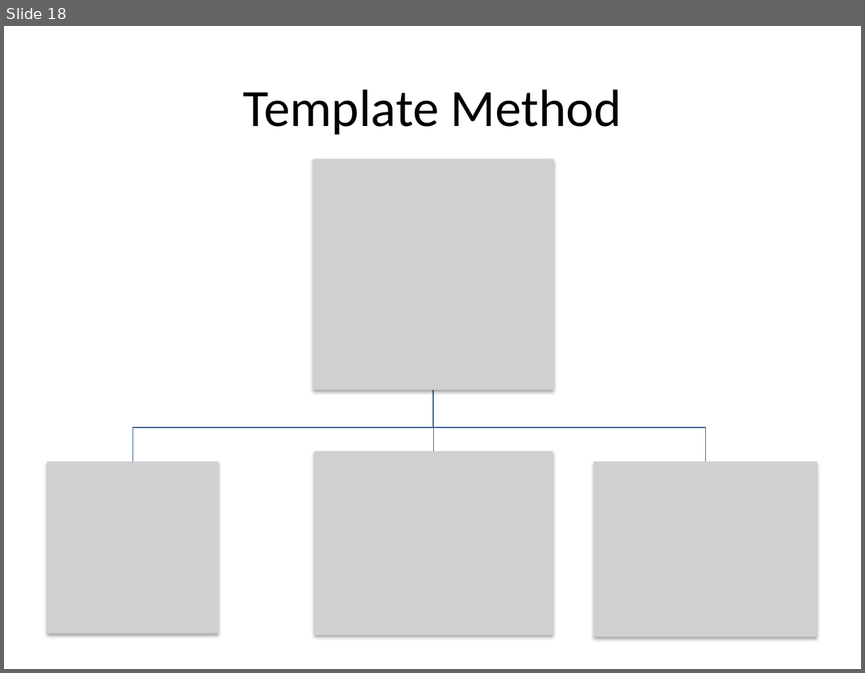
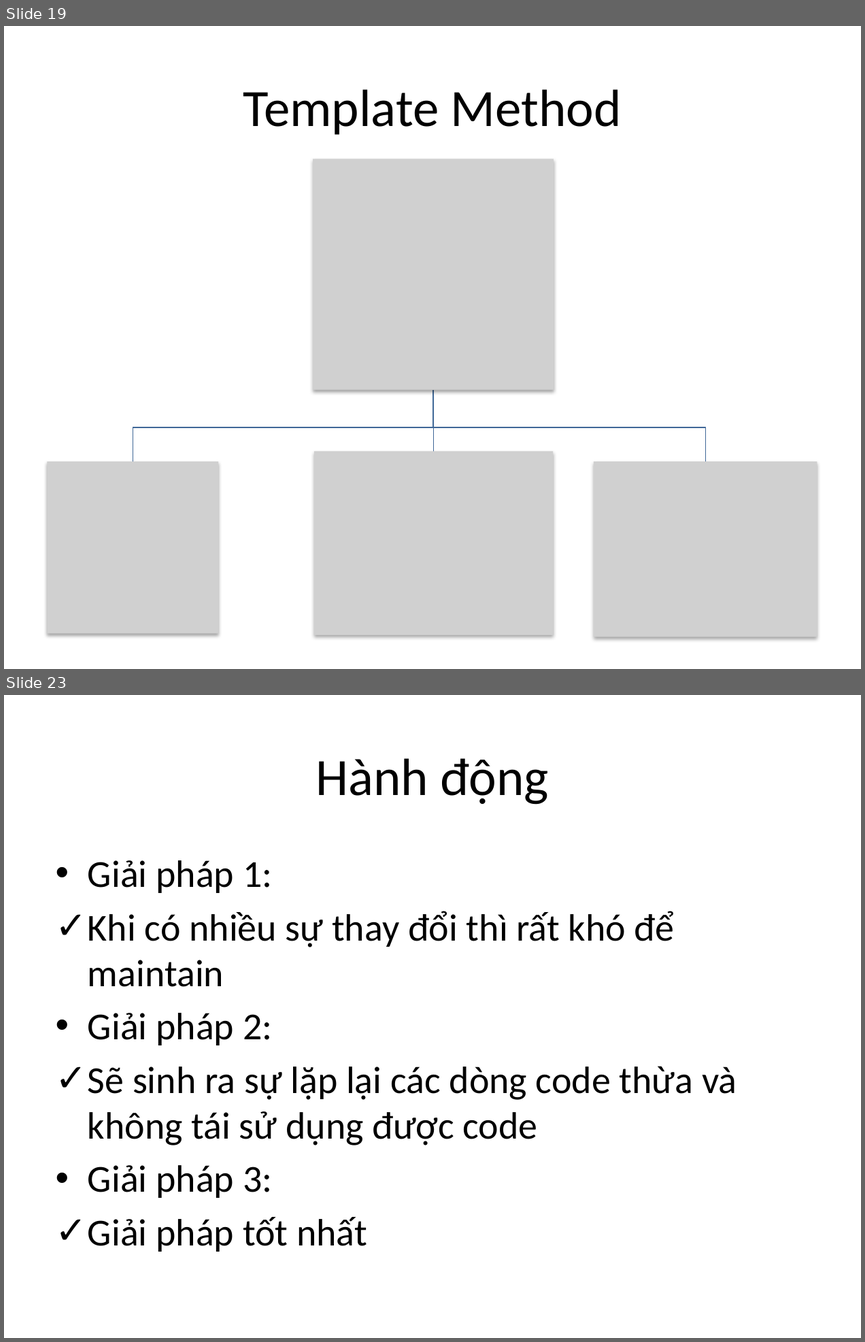
Before and after one commit to taole/slide, a slide deck: designpatter.pptx. Shown one above the other, each under a label of ours: slide 18 before the commit, slides 19 and 23 after it; the slides between them are not shown. The pictures are 865x673 and 865x1342 pixels, drawn with LibreOffice and Linux fonts; fonts in the diff are those of the drawing; grey boxes stand for pictures. Boxes give left, top, right and bottom in pixels: in the first picture for what was removed or moved away, otherwise in the second. Text is boxed around its words. In the diff, an @@ line names an element or a change of style, - is before the commit and + after.

```diff
--- a/designpatter.pptx
+++ b/designpatter.pptx
@@ slide 23 added at [4, 695, 861, 1338], background #FFFFFF @@
@@ title added at [315, 758, 549, 804], 44 pt, text #000000 @@
+Hành động
@@ text added at [88, 860, 736, 1251], 32 pt, text #000000 @@
+• Giải pháp 1:
+✓ Khi có nhiều sự thay đổi thì rất khó để maintain
+• Giải pháp 2:
+✓ Sẽ sinh ra sự lặp lại các dòng code thừa và không tái sử dụng được code
+• Giải pháp 3:
+✓ Giải pháp tốt nhất
@@ what was slide 18 is now slide 19 @@
```
Also in this commit, not shown: 2 slides changed, 13 other slides added.
